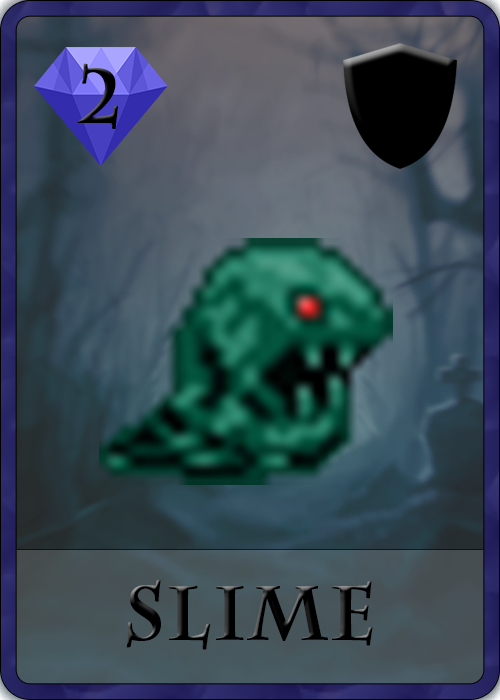
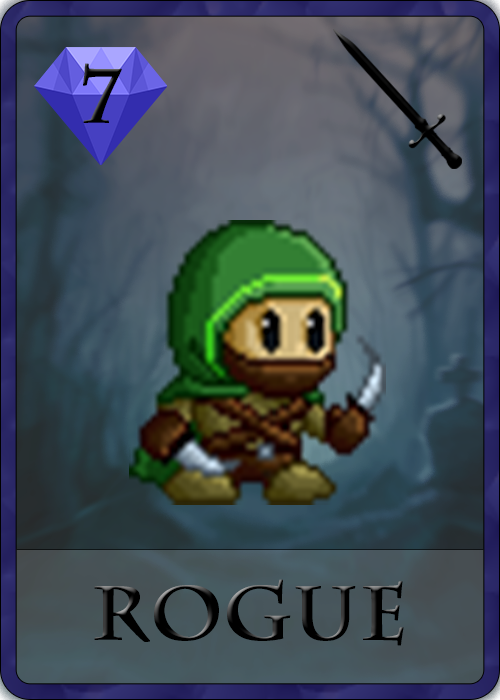
Before/after of a 500 x 700 layered artwork. What changed in the layer stack:
showed "Ikona Klasy Miecz" over [333, 29, 462, 169]
hid "Ikona Klasy Tarcza" over [343, 43, 457, 169]
added layer "rogue" in group "Mob" over [129, 220, 386, 505]
hid "Idle01" (1st of 2, in "Mob") over [99, 238, 393, 485]
painted on "Nazwa" over [94, 579, 404, 650]
painted on "Ilość Many" over [77, 63, 122, 129]
